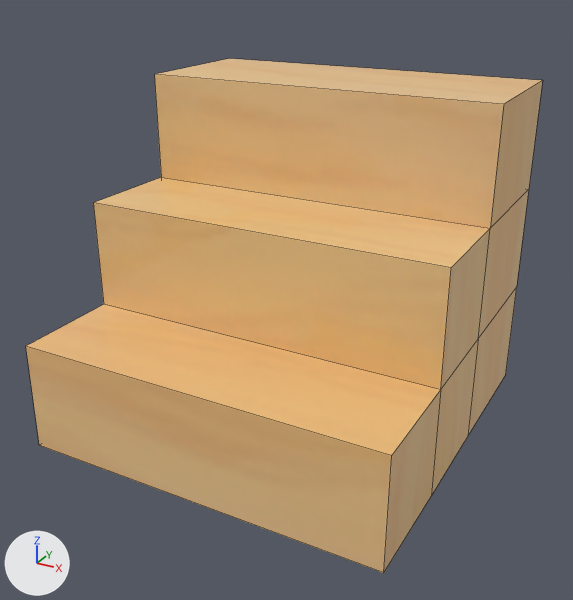
A saved change to the FBX model CraftStoryClient/Assets/Resource/Scene/object_3d_084.fbx.
The view is the same before and after, from a camera (50 mm lens) standing at (0.957, -1.766, 0.722) and looking at (0.017, -0.056, -0.133). The lights are fixed; the arrows at lower left show +X, +Y and +Z. Mesh edges are drawn as thin lines. Where no turn or scale is listed for an object, it has been applied to the vertices.
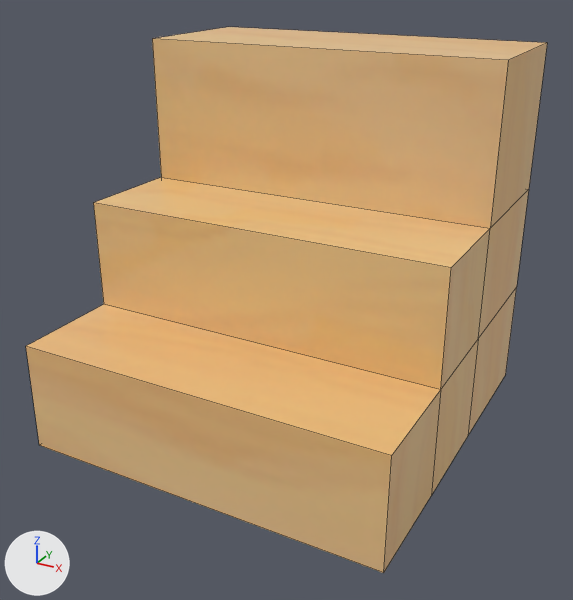
Changed parts and their boxes [x1, y1, x2, y2] in the pictures (573 x 600 px; the box of a moved part takes in the faces that stretch with it):
'Cube', reshaped (6% taller)
    before: [26, 58, 543, 573]
    after: [26, 27, 547, 573]
part 1 of me_cube, moved or reshaped
    before: [154, 58, 543, 228]
    after: [152, 27, 547, 228]

What the commit changed:
me_cube has 26 vertices, 24 faces and spans x -0.5..0.5, y -0.5..0.501, z -0.503..0.402.
me_cube is used by ob_cube; location (0.0, 0.0, 0.0).
Before the commit, vertices of me_cube: 1 (0.5, 0.501, 0.402) at pixel (542, 80), 3 (-0.5, 0.501, 0.402) at pixel (229, 58), 10 (0.5, 0.102, 0.4) at pixel (503, 104), 11 (-0.5, 0.102, 0.4) at pixel (154, 74).
Part 1, on me_cube:
Vertices 1, 3, 10, 11 of me_cube move by (0.0, 0.0, 0.097).
